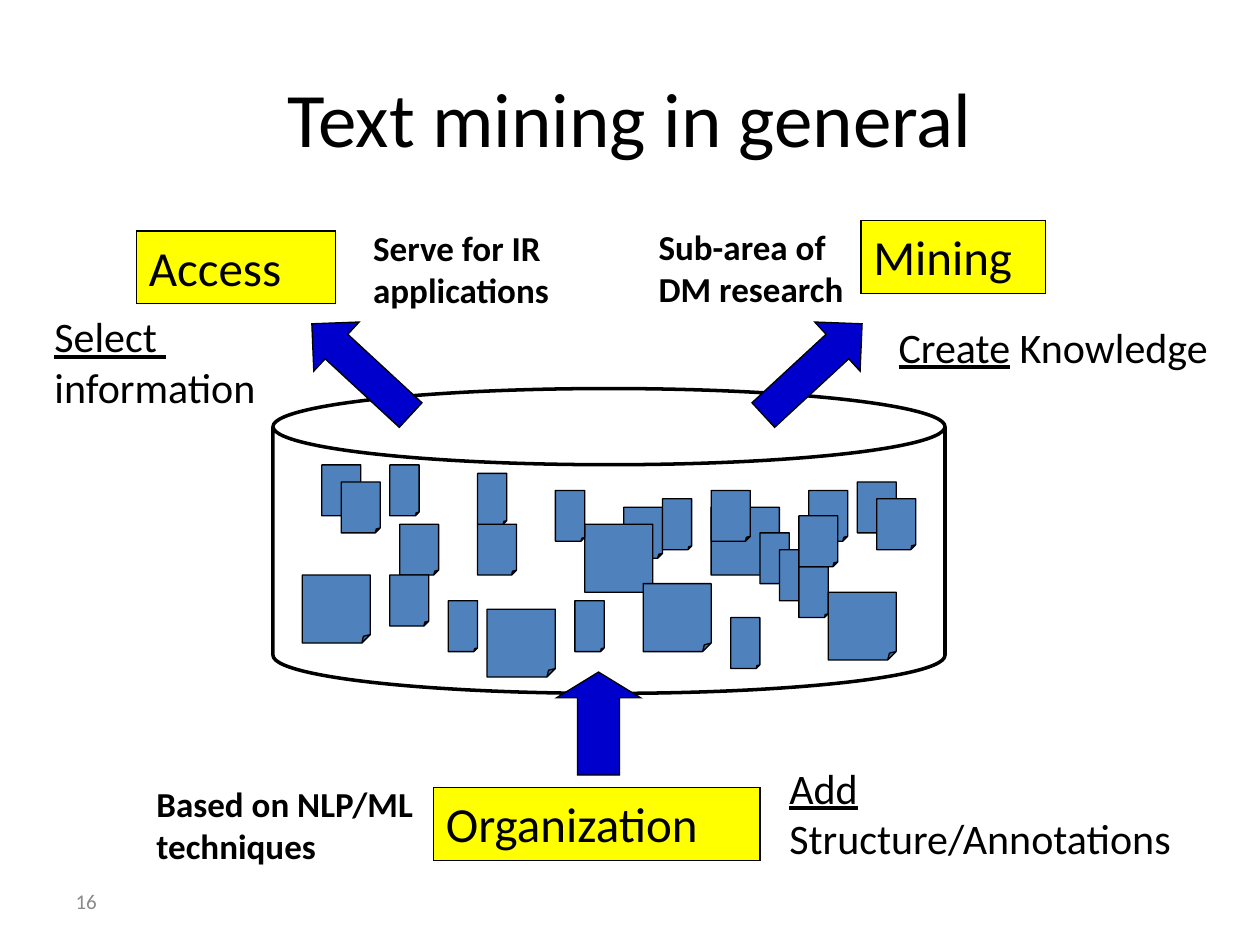
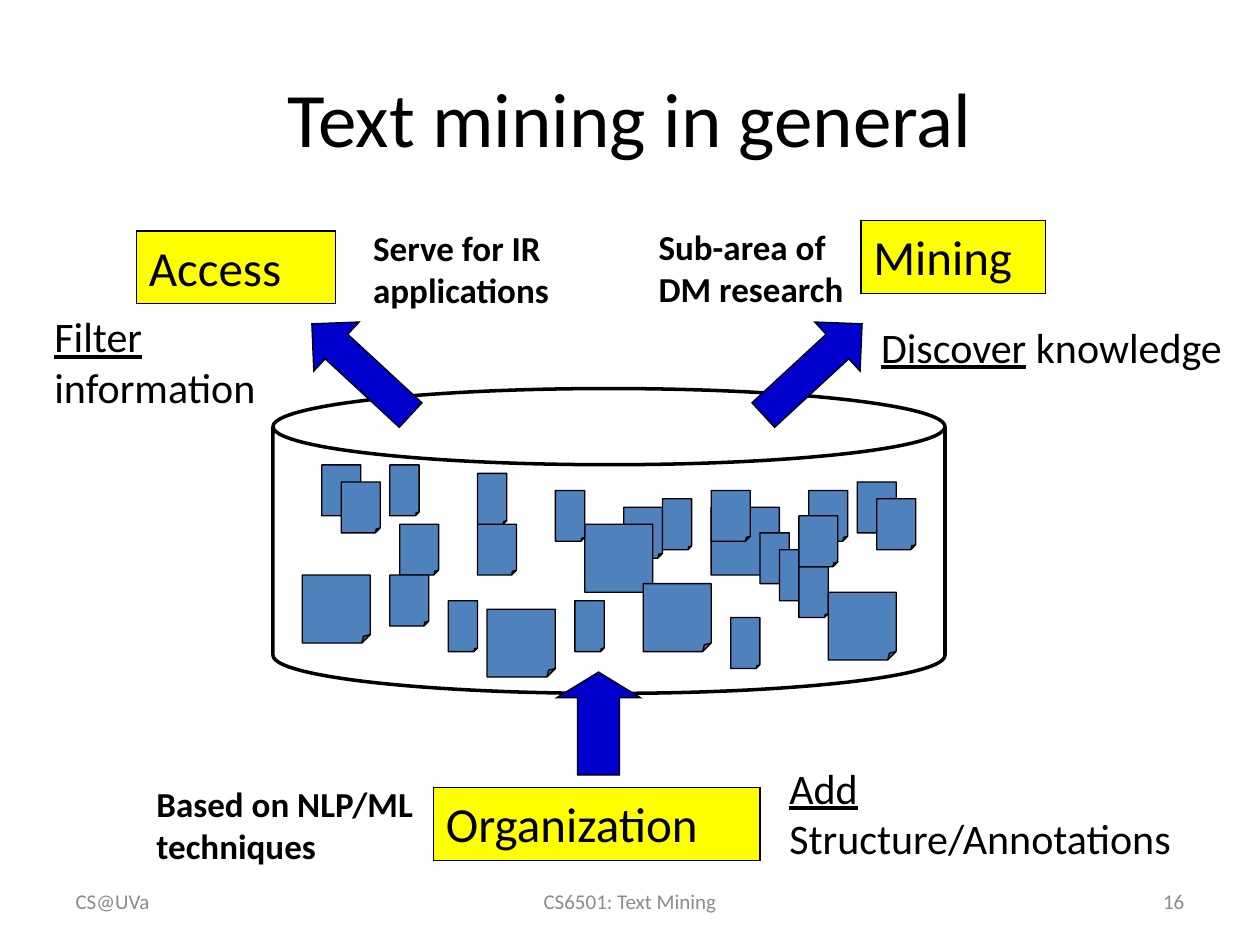
Before and after one commit to wang296/CS6501-Text-Mining, a slide deck: slide 16 of docs/IntroductionToTextMining.pptx. Drawn at 1260x945 pixels with LibreOffice and Linux fonts; fonts in the diff are those of the drawing. Boxes give left, top, right and bottom in pixels: in the first picture for what was removed or moved away, otherwise in the second. Text is boxed around its words. In the diff, an @@ line names an element or a change of style, - is before the commit and + after.

```diff
--- a/docs/IntroductionToTextMining.pptx
+++ b/docs/IntroductionToTextMining.pptx
@@ text at (x1=54, y1=322, x2=142, y2=359): text changed @@
-Select
+Filter
@@ text at (x1=881, y1=333, x2=1222, y2=371): text changed @@
-Create Knowledge
+Discover knowledge
@@ text added at (x1=76, y1=895, x2=150, y2=912), 12 pt, text #8C8C8C @@
+CS@UVa
@@ text added at (x1=544, y1=894, x2=716, y2=913), 12 pt, text #8C8C8C @@
+CS6501: Text Mining
@@ page number moved from (x1=76, y1=895, x2=97, y2=909) to (x1=1163, y1=895, x2=1184, y2=909) @@
@@ page number at (x1=1163, y1=895, x2=1184, y2=909): alignment left to right @@
```
Also in this commit, not shown: 31 other slides changed, 1 other file.
